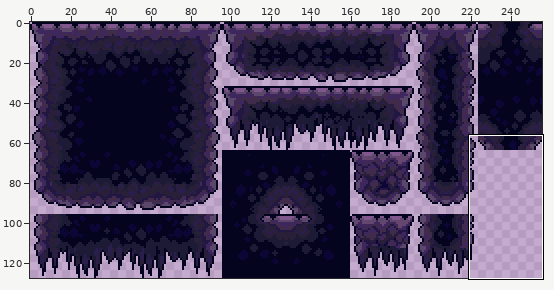
File history of a pixel-art file, Asesprite/Rock Tileset.aseprite. Above: a wide view before the commit, with the close-up outlined.
Close-up. As it was:
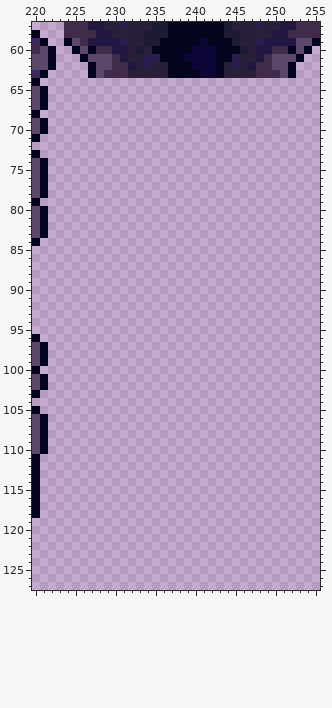
256x128 pixels, 1 frame. Shown: x 220..255, y 57..127.
New version:
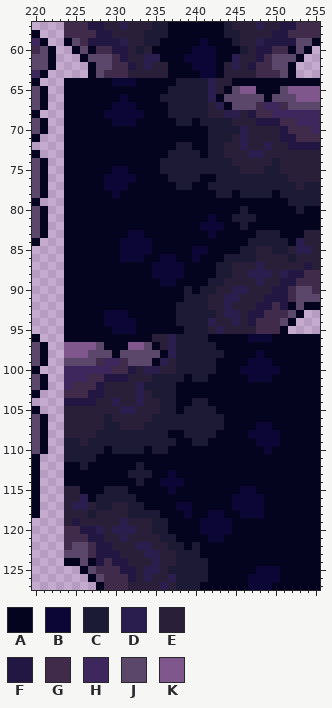
Palette (. is transparent): A #05041f  B #0b0635  C #1d1a35  D #2a1e4f  E #2a1f39  F #221742  G #402b4b  H #3d275c  J #5b476a  K #80578d
Change:
Changed rows in their new state; - is an unchanged pixel.
Layer "Layer 1":
first column x 224:
 64 AAAAAABBBAAAAACCCCDEEAAAAAAAAAAA
 65 AAAAAAAAAAAAACCCCCDEAJKKAAAJKKKK
 66 AAAAAAABAAAACCCCCCDAJJJJJAJJJKKK
 67 AAAAAABBBAAAACCCCCEDAJJJGHHGJJJJ
 68 AAAAABBBBBAAACCCCCEEDDEFGGHHHHHH
 69 AAAAAABBBAAAAACCACCCCEEEFFFGGHHH
 70 AAAAAAAAAAAAAAAAAACCCCDEEEEFGGGH
 71 AAAAAAAAAAAAAAAAAACCCEDEEEEFFGGG
 72 AAAAAAAAAAAAAACCAACCEEDEEDEEFFFF
 73 AAAAAAAAAAAAACCCCACCEEEDDEEEEEEE
 74 AAAAAAAAAAAACCCCCCCCCEEEEECEEEEE
 75 AAAAAABBAAAACCCCCCCCCCEEECCEEEEE
 76 AAAAABBBBAAAACCCCAACCCCCCCCCEEEE
 77 AAAAABBBAAAAAACCAACCCCCCCCCCCECC
 78 AAAAAABAAAAAAAAAAAACCACCCCACCCCC
 79 AAAAAAAAAAAAAAAAAAAAAAAAAAAACCCC
 80 AAAAAAAAAAAAAAAAAAAAAACAAAAAACAA
 81 AAAAAAAAAAAAAAAAAABAACCCAAAAAAAA
 82 AAAAAAAAAAAAAAAAABBBAACAAAAAAAAA
 83 AAAAAAAABBAAAAAAAABAAAAACCCAAAEE
 84 AAAAAAABBBBAAAAAAAAAAAACCCCCADEE
 85 AAAAAAABBBBAAAAABBAAAACCEECCEDDE
 86 AAAAAAABBBAABBAABAAACCCCEEEECEEE
 87 AAAAAAAAAAABBBBAAAACCEEEDEEEEEFE
 88 AAAAAAAAAAABBBBAAAACCEEDDDEDFFGG
 89 AAAAAAAAAAAABBAAAACCEEEEDEEFFGGG
 90 AAAAAAAAAAAAAAACACCEEDDEEEFFGJJG
 91 AAAAAAAAAAAAAAACCCEEDDEEEFFFGJJJ
 92 AAAAAAAAAAAAAACCCCEEDEEEFFGFAJAA
 93 AAAAABBBAAAAAACCCCCEDDEFFGGGJA--
 94 AAAAABBBBAAAAACCCCDEEDEFGGGJA---
 95 AAAAAABBBAAAAAACCCEDEEEEGGGA----
 96 AAAAAAAAAAAEEDCCCCAAAAABBBAAAAAA
 97 KKKKJAAAKKJAEDCCCCCAAAAAAAAAAAAA
 98 KKKJJJAJJJJJADCCCCCCAAAABAAAAAAA
 99 JJJJGHHGJJJADECCCCCAAAABBBAAAAAA
100 HHHHHHGGFEDDEECCCCCAAABBBBBAAAAA
101 HHHGGFFFEEECCCCACCAAAAABBBAAAAAA
102 HGGGFEEEEDCCCCAAAAAAAAAAAAAAAAAA
103 GGGFFEEEEDECCCAAAAAAAAAAAAAAAAAA
104 FFFFEEDEEDEECCAACCAAAAAAAAAAAAAA
105 EEEEEEEDDEEECCACCCCAAAAAAAAAAAAA
106 EEEEECEEEEECCCCCCCCCAAAAAAAAAAAA
107 EEEEECCEEECCCCCCCCCCAAAABBAAAAAA
108 EEEECCCCCCCCCAACCCCAAAABBBBAAAAA
109 CCECCCCCCCCCCCAACCAAAAAABBBAAAAA
110 CCCCCACCCCACCAAAAAAAAAAAABAAAAAA
111 CCCCAAAAAAAAAAAAAAAAAAAAAAAAAAAA
112 AACAAAAAACAAAAAAAAAAAAAAAAAAAAAA
113 AAAAAAAACCCAABAAAAAAAAAAAAAAAAAA
114 AAAAAAAAACAABBBAAAAAAAAAAAAAAAAA
115 EEAAACCCAAAAABAAAAAAAABBAAAAAAAA
116 EEDACCCCCAAAAAAAAAAAABBBBAAAAAAA
117 EDDECCEECCAAAABBAAAAABBBBAAAAAAA
118 EEECEEEECCCCAAABAABBAABBBAAAAAAA
119 EFEEEEEDEEECCAAAABBBBAAAAAAAAAAA
120 GGFFDEDDDEECCAAAABBBBAAAAAAAAAAA
121 GGGFFEEDEEEECCAAAABBAAAAAAAAAAAA
122 GJJGFFEEEDDEECCACAAAAAAAAAAAAAAA
123 JJJGFFFEEEDDEECCCAAAAAAAAAAAAAAA
124 AAJAFGFFEEEDEECCCCAAAAAAAAAAAAAA
125 --AJGGGFFEDDECCCCCAAAAAABBBAAAAA
126 ---AJGGGFEDEEDCCCCAAAAABBBBAAAAA
127 ----AGGGEEEEDECCCAAAAAABBBAAAAAA
Pixel boxes of the changes (left, top, right, bottom) in both close-ups:
added: (64, 78, 320, 590)
